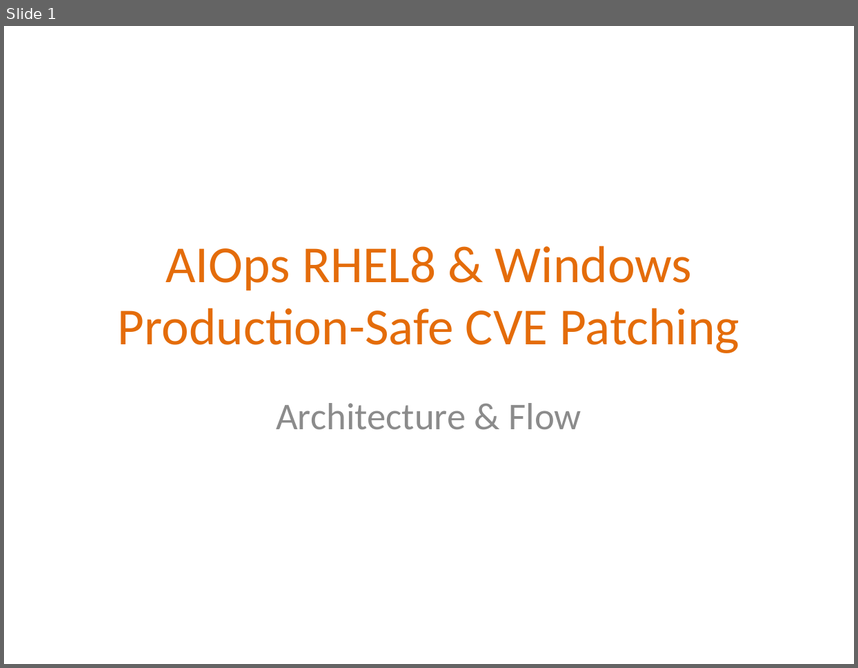
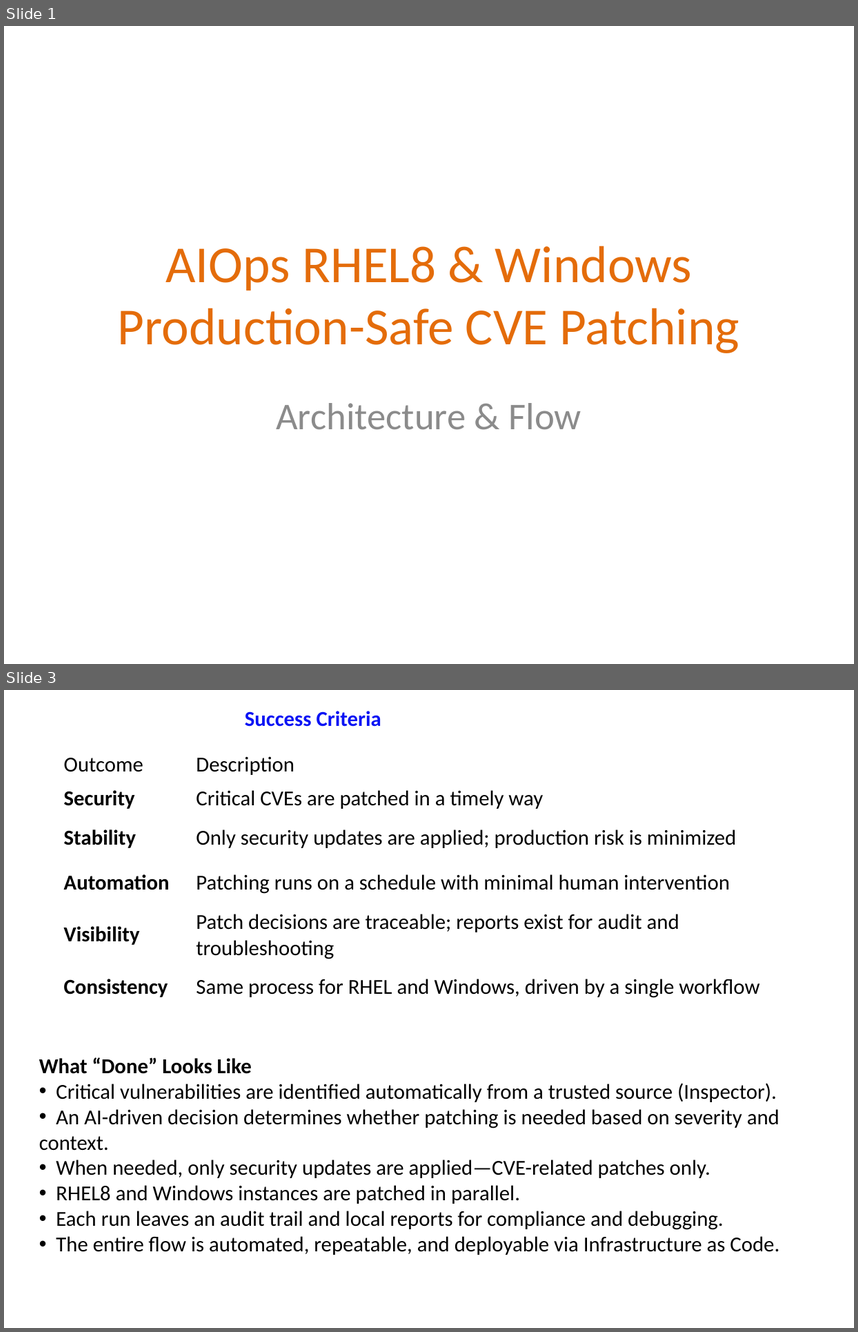
Before and after one commit to ckbitra/aiops-r8, a slide deck: docs/aiops_r8_presentation.pptx. Shown one above the other, each under a label of ours: slide 1 before the commit, slides 1 and 3 after it; the slides between them are not shown. The pictures are 858x668 and 858x1332 pixels, drawn with LibreOffice and Linux fonts; fonts in the diff are those of the drawing. Boxes give left, top, right and bottom in pixels: in the first picture for what was removed or moved away, otherwise in the second. Text is boxed around its words. In the diff, an @@ line names an element or a change of style, - is before the commit and + after.

```diff
--- a/docs/aiops_r8_presentation.pptx
+++ b/docs/aiops_r8_presentation.pptx
@@ slide 3 added at [4,690,854,1328], background #FFFFFF @@
@@ text added at [245,711,381,727], 18 pt, text #0A13F4, bold @@
+Success Criteria
@@ table added at [55,747,793,1009], 6 rows, 2 columns @@
+Outcome | Description
+Security | Critical CVEs are patched in a timely way
+Stability | Only security updates are applied; production risk is minimized
+Automation | Patching runs on a schedule with minimal human intervention
+Visibility | Patch decisions are traceable; reports exist for audit and troubleshooting
+Consistency | Same process for RHEL and Windows, driven by a single workflow
@@ text added at [39,1057,780,1254], 18 pt, text #000000 @@
+What “Done” Looks Like
+• Critical vulnerabilities are identified automatically from a trusted source (Inspector).
+• An AI-driven decision determines whether patching is needed based on severity and context.
+• When needed, only security updates are applied—CVE-related patches only.
+• RHEL8 and Windows instances are patched in parallel.
+• Each run leaves an audit trail and local reports for compliance and debugging.
+• The entire flow is automated, repeatable, and deployable via Infrastructure as Code.
```
Also in this commit, not shown: 1 slide changed, 6 other slides added, 4 slides removed, 4 other files.
